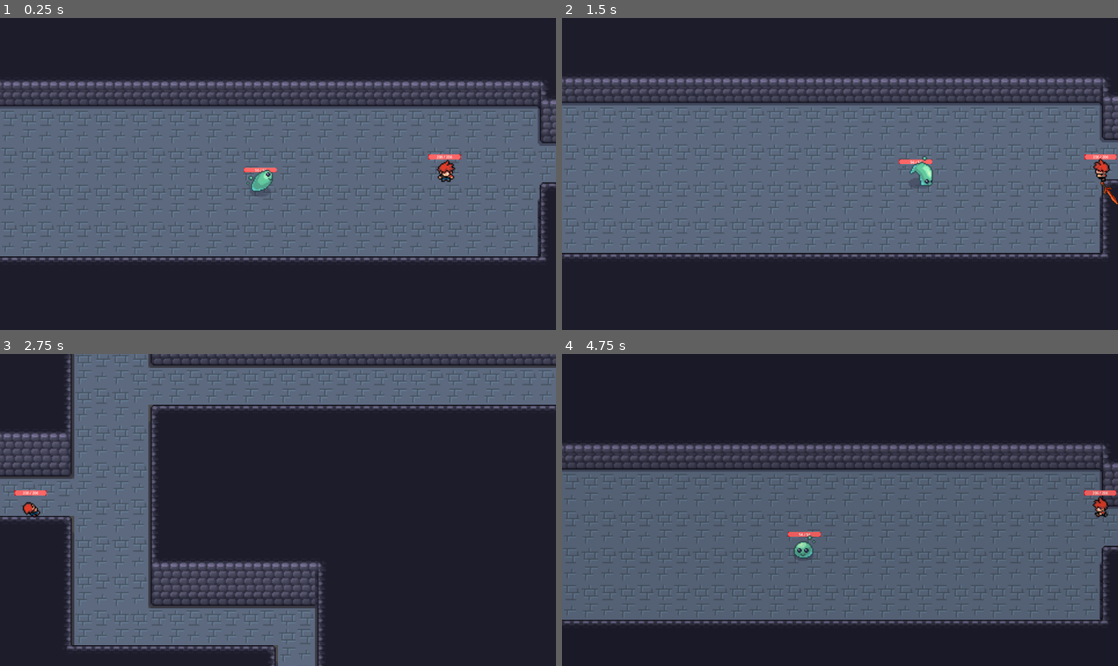
Above: before the commit, frames 1-4 (two rows, left to right).
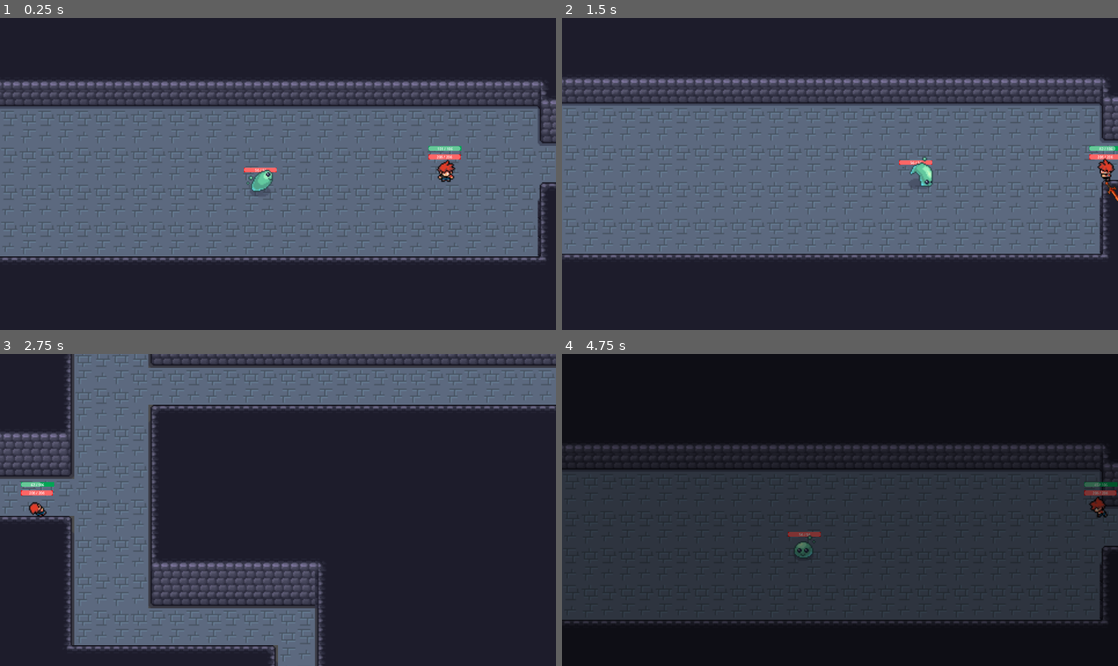
Above: after the commit, the same moments.

Repository: admiralbolt/number-go-up
Game: Godot game, scene res://map/dungeon/Area1.tscn
The game is run twice, just before and just after one commit, with the same random seed, the same clock (stepped at 60 frames per second) and the same inputs. This scene is started directly instead of the project's main scene.
Inputs:
- Up to frame 1 (0.25 s): no input
- Up to frame 2 (1.5 s): hold D (right) 0.53-1.28 s; tap Space (roll) at 0.6 s; hold S (down) from 1.28 s (still down); tap J (attack) at 1.35 s
- Up to frame 3 (2.75 s): tap Space (roll) at 1.55, 2.1 s; release S (down) at 2.03 s; hold D (right) from 2.03 s (still down)
- Up to frame 4 (4.75 s): release D (right) at 2.78 s; hold W (up) 2.78-3.53 s; tap Space (roll) at 2.85, 3.8, 4.35 s; tap Enter at 3.5 s; hold A (left) from 3.53 s (still down); tap J (attack) at 3.6 s

The runs differ from the first frame. In frame 1, less than 0.1% of the frame differs, in the area x 77-83%, y 40-43%; in frame 2, 2.7%; in frame 3, 0.3%; in frame 4, 57%, in the area x 0-100%, y 28-87%.

Commit message:
Added a basic stamina bar, added regen, and re-hooked everything up.

Diff:
--- a/core/entity.gd
+++ b/core/entity.gd
@@ -15,8 +15,8 @@
 signal current_stamina_changed(new_stamina: float)
 
 var current_health: float = 100.0: set = _set_current_health
-var current_mana: float = 100.0
-var current_stamina: float = 100.0
+var current_mana: float = 100.0: set = _set_current_mana
+var current_stamina: float = 100.0: set = _set_current_stamina
 
 func initialize(p_attributes: Attributes, p_derived_statistics: DerivedStatistics, p_skills: Skills) -> void:
   self.attributes = p_attributes
@@ -31,9 +31,9 @@
   self.modifier_manager.recomputes.connect(self._recompute_properties)
 
   # We need to hook into changes to the max hp/mp/sp.
-  self.derived_statistics.max_health.connect("changed", self._on_max_health_changed)
-  self.derived_statistics.max_mana.connect("changed", self._on_max_mana_changed)
-  self.derived_statistics.max_stamina.connect("changed", self._on_max_stamina_changed)
+  self.derived_statistics.max_health.value_changed.connect(self._on_max_health_changed)
+  self.derived_statistics.max_mana.value_changed.connect(self._on_max_mana_changed)
+  self.derived_statistics.max_stamina.value_changed.connect(self._on_max_stamina_changed)
 
   # Finally set the values based on the maxes.
   self.current_health = self.derived_statistics.max_health.total_value
@@ -53,27 +53,46 @@
   if p_health == current_health:
     return
 
-  current_health = p_health
+  current_health = clamp(p_health, 0, self.derived_statistics.max_health.total_value)
   current_health_changed.emit(p_health)
 
+func _set_current_mana(p_mana: float) -> void:
+  if p_mana == current_mana:
+    return
+
+  current_mana = clamp(p_mana, 0, self.derived_statistics.max_mana.total_value)
+  current_mana_changed.emit(p_mana)
+
+func _set_current_stamina(p_stamina: float) -> void:
+  if p_stamina == current_stamina:
+    return
+
+  current_stamina = clamp(p_stamina, 0, self.derived_statistics.max_stamina.total_value)
+  current_stamina_changed.emit(p_stamina)
+
 # The logic for these three functions is the same.
-func _on_max_health_changed() -> void:
+func _on_max_health_changed(_p_max_health: float) -> void:
   if self.current_health >= self.derived_statistics.max_health.total_value:
     self.current_health = self.derived_statistics.max_health.total_value
     return
 
-func _on_max_mana_changed() -> void:
+func _on_max_mana_changed(_p_max_mana: float) -> void:
   if self.current_mana >= self.derived_statistics.max_mana.total_value:
     self.current_mana = self.derived_statistics.max_mana.total_value
     return
 
-func _on_max_stamina_changed() -> void:
+func _on_max_stamina_changed(_p_max_stamina: float) -> void:
   if self.current_stamina >= self.derived_statistics.max_stamina.total_value:
     self.current_stamina = self.derived_statistics.max_stamina.total_value
     return
 
 func _process(delta: float) -> void:
   self.effect_manager.process(delta)
+
+  # Update regeneration of health, mana, and stamina.
+  self.current_health += self.derived_statistics.health_regen.total_value * delta
+  self.current_mana += self.derived_statistics.mana_regen.total_value * delta
+  self.current_stamina += self.derived_statistics.stamina_regen.total_value * delta
 
 func _recompute_properties(recompute_targets: Dictionary[Modifier.ModifierTarget, ModifierManager.RecomputeTargetList]) -> void:
   for target_type in [Modifier.ModifierTarget.ATTRIBUTE, Modifier.ModifierTarget.DERIVED_STATISTIC, Modifier.ModifierTarget.SKILL]:
--- a/core/stats/derived_statistic.gd
+++ b/core/stats/derived_statistic.gd
@@ -1,4 +1,6 @@
 class_name DerivedStatistic extends Resource
+
+signal value_changed(new_value: float)
 
 @export var base_value: float = 0.0
 
@@ -32,7 +34,7 @@
     return
 
   self.total_value = val
-  self.emit_changed()
+  self.value_changed.emit(self.total_value)
 
 func _to_string() -> String:
   return "%s: %.2f (base: %.2f)" % [self.name, self.total_value, self.base_value]
--- a/core/stats/derived_statistics.gd
+++ b/core/stats/derived_statistics.gd
@@ -8,15 +8,23 @@
 
 @export var base_fortitude_save: float = 0.0
 @export var base_movement_speed: float = 95.0
+
 @export var base_max_health: float = 200.0
 @export var base_max_mana: float = 100.0
 @export var base_max_stamina: float = 100.0
+@export var base_health_regen: float = 0.0
+@export var base_mana_regen: float = 1.5
+@export var base_stamina_regen: float = 3.5
+
 
 var fortitude_save: DerivedStatistic
 var movement_speed: DerivedStatistic
 var max_health: DerivedStatistic
 var max_mana: DerivedStatistic
 var max_stamina: DerivedStatistic
+var health_regen: DerivedStatistic
+var mana_regen: DerivedStatistic
+var stamina_regen: DerivedStatistic
 
 
 func initialize(p_entity: Entity) -> void:
@@ -49,6 +57,26 @@
     "spirit": 0.02,
   }, p_entity)
 
+  self.health_regen = DerivedStatistic.make("Health Regeneration", base_health_regen, {
+    "constitution": 0.014,
+    "strength": 0.007,
+    "agility": 0.002
+  }, p_entity)
+
+  self.mana_regen = DerivedStatistic.make("Mana Regeneration", base_mana_regen, {
+    "intelligence": 0.02,
+    "spirit": 0.01,
+    "wisdom": 0.01,
+    "charisma": 0.005
+  }, p_entity)
+
+  self.stamina_regen = DerivedStatistic.make("Stamina Regeneration", base_stamina_regen, {
+    "constitution": 0.01,
+    "strength": 0.01,
+    "agility": 0.01,
+    "spirit": 0.01,
+  }, p_entity)
+
 
 func debug_print() -> void:
   print("Derived Statistics:")
--- a/main_character/player.gd
+++ b/main_character/player.gd
@@ -50,7 +50,7 @@
   elif self.main_player_state_machine.current_state is PlayerRollState:
     # We also want to ignore any direction instructions right now. So, we will
     # override the velocity to be in the direction of the roll.
-    velocity = self.main_player_state_machine.current_state.roll_direction * self.derived_statistics.movement_speed.total_value * 1.2
+    velocity = self.main_player_state_machine.current_state.roll_direction * self.derived_statistics.movement_speed.total_value * PlayerRollState.ROLL_SPEED_BOOST
   move_and_slide()
 
 
--- a/main_character/player.tscn
+++ b/main_character/player.tscn
@@ -13,6 +13,7 @@
 [ext_resource type="Script" uid="uid://dpxwsplxoioyy" path="res://main_character/player_attack_state.gd" id="11_rjnhc"]
 [ext_resource type="Script" uid="uid://dujbxkfjkrdf0" path="res://main_character/player_idle_state.gd" id="12_mxorp"]
 [ext_resource type="PackedScene" uid="uid://c66loi4ua6wj7" path="res://ui/basic_health_bar.tscn" id="13_326by"]
+[ext_resource type="PackedScene" uid="uid://cror3fam525f4" path="res://ui/basic_stamina_bar.tscn" id="14_cy1eu"]
 [ext_resource type="Script" uid="uid://bohi8b8eyfv86" path="res://util/hurt_box.gd" id="14_itdfg"]
 [ext_resource type="Script" uid="uid://cnjcvq0ovhqlq" path="res://main_character/player_camera.gd" id="15_nxc8y"]
 
@@ -626,6 +627,13 @@
 offset_bottom = -8.0
 scale = Vector2(0.5, 0.5)
 
+[node name="BasicStaminaBar" parent="." unique_id=187294876 instance=ExtResource("14_cy1eu")]
+offset_left = -15.0
+offset_top = -24.0
+offset_right = 42.0
+offset_bottom = -16.0
+scale = Vector2(0.5, 0.5)
+
 [node name="PlayerHurtBox" type="Area2D" parent="." unique_id=211399231]
 collision_layer = 256
 collision_mask = 0
--- a/main_character/player_roll_state.gd
+++ b/main_character/player_roll_state.gd
@@ -1,12 +1,17 @@
 class_name PlayerRollState extends PlayerState
 
-static var NAME = "roll"
+static var NAME: String = "roll"
+static var ROLL_STAMINA_COST: float = 25
+static var ROLL_SPEED_BOOST: float = 1.3
 
 var roll_direction: Vector2
 var roll_timer: float
 
 func _init() -> void:
   self.state_name = NAME
+
+func can_enter(_prev_state: State) -> bool:
+  return self.player.current_stamina >= ROLL_STAMINA_COST
 
 func can_exit(next_state: State) -> bool:
   if roll_timer <= 0:
@@ -15,6 +20,7 @@
   return roll_timer <= (PlayerAnimator.ANIMATION_DURATION["roll"] * 0.4) and next_state.state_name in [PlayerAttackState.NAME]
 
 func on_enter() -> void:
+  self.player.current_stamina -= ROLL_STAMINA_COST
   self.roll_timer = PlayerAnimator.ANIMATION_DURATION["roll"]
   # Lock the direction for the duration of the roll.
   self.roll_direction = self.player.facing
--- a/ui/basic_health_bar.gd
+++ b/ui/basic_health_bar.gd
@@ -10,8 +10,7 @@
   owner.initialized.connect(_on_owner_initialized)
 
 func _on_owner_initialized() -> void:
-
-  owner.derived_statistics.max_health.changed.connect(_on_max_health_changed)
+  owner.derived_statistics.max_health.value_changed.connect(_on_max_health_changed)
   _on_max_health_changed(owner.derived_statistics.max_health.total_value)
 
   owner.current_health_changed.connect(_on_current_health_changed)
--- /dev/null
+++ b/ui/basic_stamina_bar.gd
@@ -0,0 +1,25 @@
+extends ProgressBar
+
+@onready var label: Label = $Label
+
+func _ready() -> void:
+  if owner is not Entity:
+    visible = false
+    return
+
+  owner.initialized.connect(_on_owner_initialized)
+
+func _on_owner_initialized() -> void:
+  owner.derived_statistics.max_stamina.value_changed.connect(_on_max_stamina_changed)
+  _on_max_stamina_changed(owner.derived_statistics.max_stamina.total_value)
+
+  owner.current_stamina_changed.connect(_on_current_stamina_changed)
+  _on_current_stamina_changed(owner.current_stamina)
+
+func _on_current_stamina_changed(p_current_stamina: float) -> void:
+  value = p_current_stamina
+  label.text = "%d / %d" % [self.value, self.max_value]
+
+func _on_max_stamina_changed(p_max_stamina: float) -> void:
+  max_value = p_max_stamina
+  label.text = "%d / %d" % [self.value, self.max_value]
--- /dev/null
+++ b/ui/basic_stamina_bar.tscn
@@ -0,0 +1,26 @@
+[gd_scene format=3 uid="uid://cror3fam525f4"]
+
+[ext_resource type="Script" uid="uid://b1m2qmie53txx" path="res://ui/basic_stamina_bar.gd" id="1_fy0qn"]
+
+[sub_resource type="StyleBoxFlat" id="StyleBoxFlat_8vobq"]
+bg_color = Color(0, 0.64705884, 0.32941177, 1)
+
+[node name="BasicStaminaBar" type="ProgressBar" unique_id=43895216]
+offset_right = 57.0
+offset_bottom = 8.0
+theme_override_styles/background = SubResource("StyleBoxFlat_8vobq")
+show_percentage = false
+script = ExtResource("1_fy0qn")
+
+[node name="Label" type="Label" parent="." unique_id=1361945467]
+layout_mode = 1
+anchors_preset = 5
+anchor_left = 0.5
+anchor_right = 0.5
+offset_left = -52.0
+offset_right = 52.0
+offset_bottom = 11.0
+grow_horizontal = 2
+theme_override_font_sizes/font_size = 6
+text = "69 / 420"
+horizontal_alignment = 1
Not shown, added: ui/basic_stamina_bar.gd.uid
